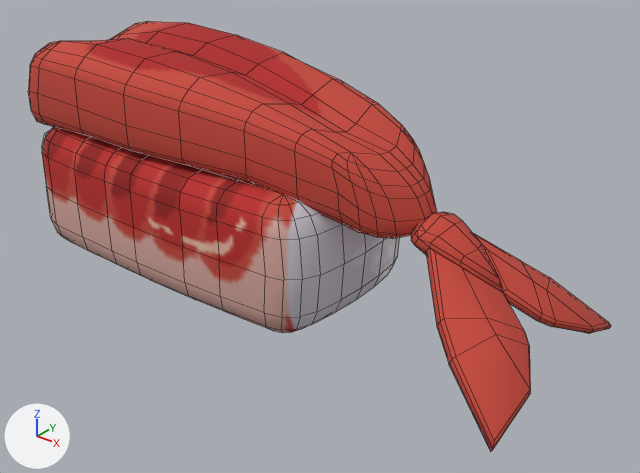
Before and after pictures for a commit that changed the FBX model res/Chars/Ebi01/Anim_selection.FBX.
One viewpoint serves both versions: a 50 mm lens placed at (1.68, -1.666, 1.22), pointed at (0.327, 0.025, 0.172). Every picture has the same lights, and +X, +Y and +Z are marked at lower left. Mesh edges are drawn as thin lines.

Names of what the first picture shows: 'Sushi'.
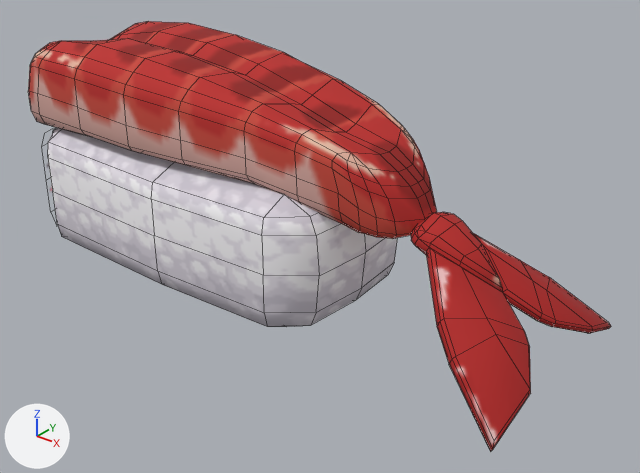
The change, as JSON lines over the scene's bpy script:
```json
{"block": "me_mesh", "where": "# used by ob_sushi; location = (0.0, 0.0, 0.0)"}
{"op": "remove", "block": "me_mesh", "code": "me_mesh.from_pydata(...)  # 748 vertices, 768 faces; spans x -0.67..1.05, y -0.3..0.32, z 0.0..0.64"}
{"op": "add", "block": "me_mesh", "code": "me_mesh.from_pydata(...)  # 522 vertices, 536 faces; spans x -0.67..1.05, y -0.3..0.32, z 0.0..0.64"}
{"block": "me_mesh", "change": "me_mesh part 1"}
{"block": "me_mesh", "change": "248 vertices are removed from x -0.59..0.49, y -0.27..0.27, z 0.0..0.38"}
{"block": "me_mesh", "change": "326 faces are deleted"}
{"block": "me_mesh", "change": "14 vertices move within x -0.58..0.38, y -0.17..0.17, z 0.0..0.38"}
{"block": "me_mesh", "change": "22 vertices are added at x -0.47..0.0, y -0.27..0.27, z 0.0..0.38"}
{"block": "me_mesh", "change": "14 new faces join them, mat_face (picture img_facea_00_png)"}
{"block": "me_mesh", "change": "80 new faces join them, mat_sushi (picture img_sushi_png)"}
{"block": "me_mesh", "change": "me_mesh part 2: 441 kept faces spanning x -0.67..1.05, y -0.3..0.32, z 0.01..0.64 get new texture (UV) coordinates"}
```

What differs and where, as boxes (x1, y1, x2, y2) in the pictures (640 x 473 px):
```json
{"part": 1, "of": "me_mesh", "change": "cut back", "before": [42, 127, 400, 333], "after": [47, 128, 397, 327]}
{"part": 2, "of": "me_mesh", "change": "surface changed", "before": [29, 21, 611, 449], "after": [29, 21, 611, 449]}
```
